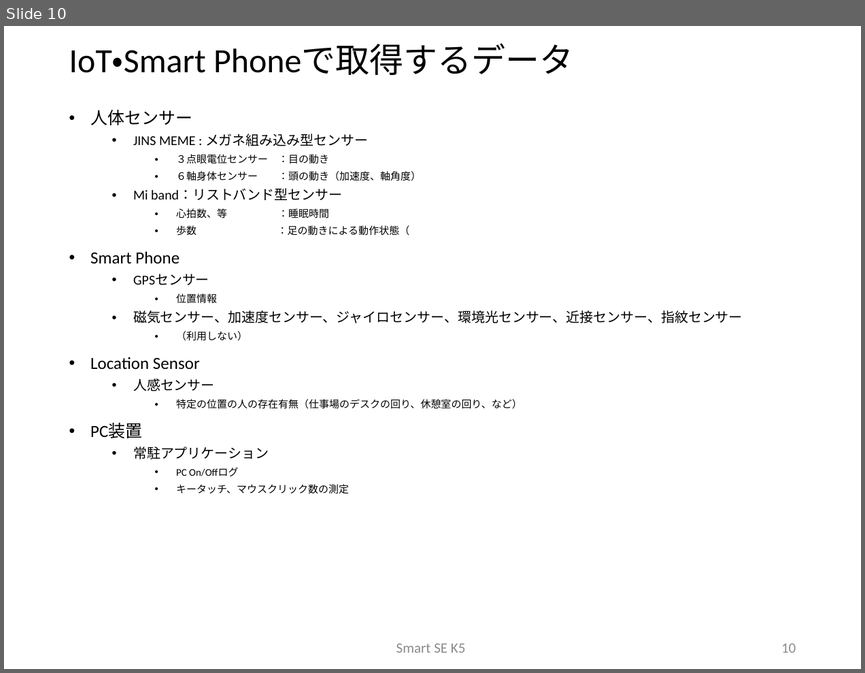
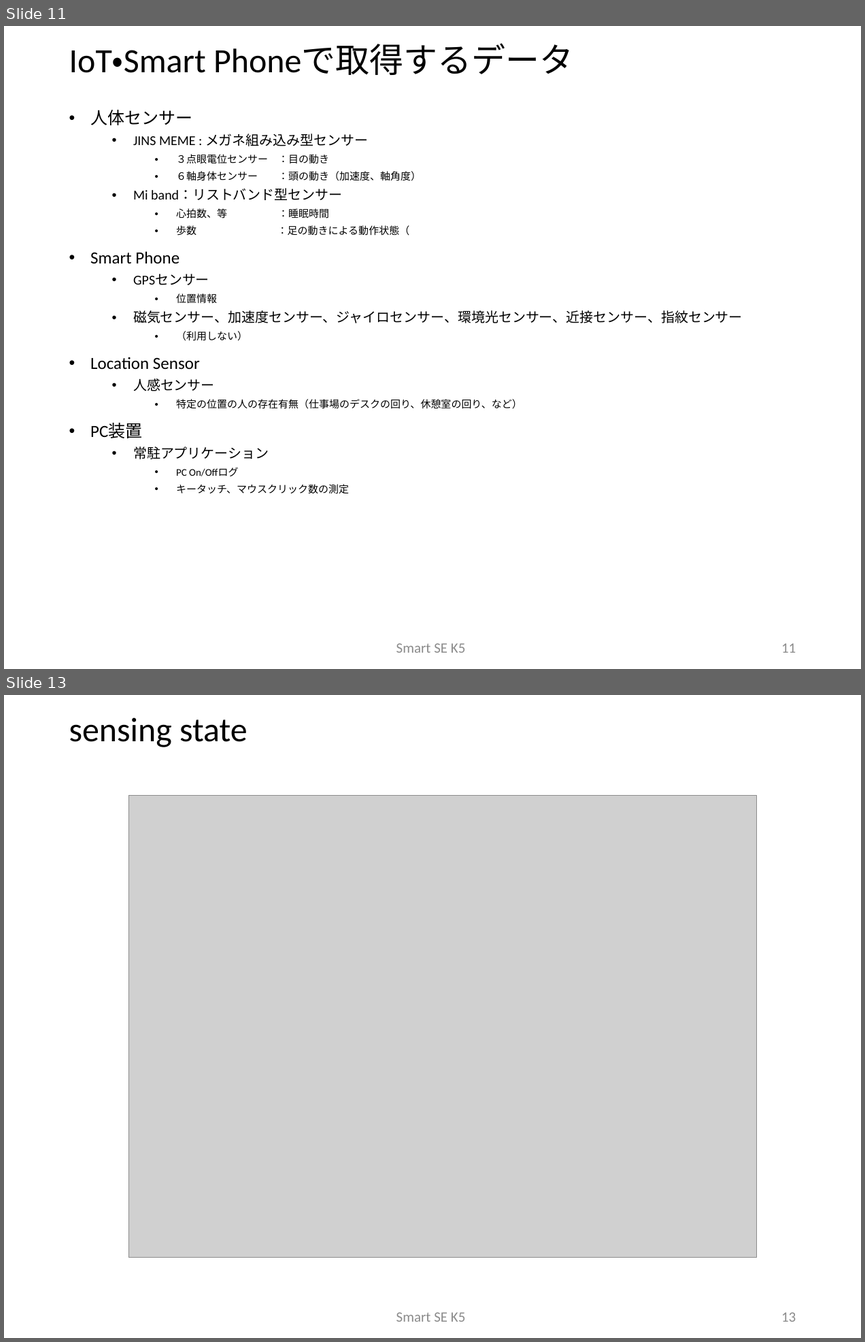
Before and after one commit to sakai-memoru/smartse19, a slide deck: _project_docs/SSE19_CD_PROP.pptx. Shown one above the other, each under a label of ours: slide 10 before the commit, slides 11 and 13 after it; the slides between them are not shown. The pictures are 865x673 and 865x1342 pixels, drawn with LibreOffice and Linux fonts; fonts in the diff are those of the drawing; grey boxes stand for pictures; background and template pictures are left out. Boxes give left, top, right and bottom in pixels: in the first picture for what was removed or moved away, otherwise in the second. Text is boxed around its words. In the diff, an @@ line names an element or a change of style, - is before the commit and + after.

```diff
--- a/_project_docs/SSE19_CD_PROP.pptx
+++ b/_project_docs/SSE19_CD_PROP.pptx
@@ slide 13 added at (4,695,861,1338), background #FFFFFF @@
@@ title added at (69,717,247,747), 40 pt, text #000000 @@
+sensing state
@@ picture added at (129,796,756,1257) @@
@@ text added at (396,1312,466,1321), 16.8 pt, text #8C8C8C @@
+Smart SE K5
@@ page number added at (781,1312,796,1321), 16.8 pt, text #8C8C8C @@
+13
@@ what was slide 10 is now slide 11 @@
@@ page number at (781,643,796,652): text changed @@
-10
+11
```
Also in this commit, not shown: 8 slides changed, 4 other slides added, 1 other file.
